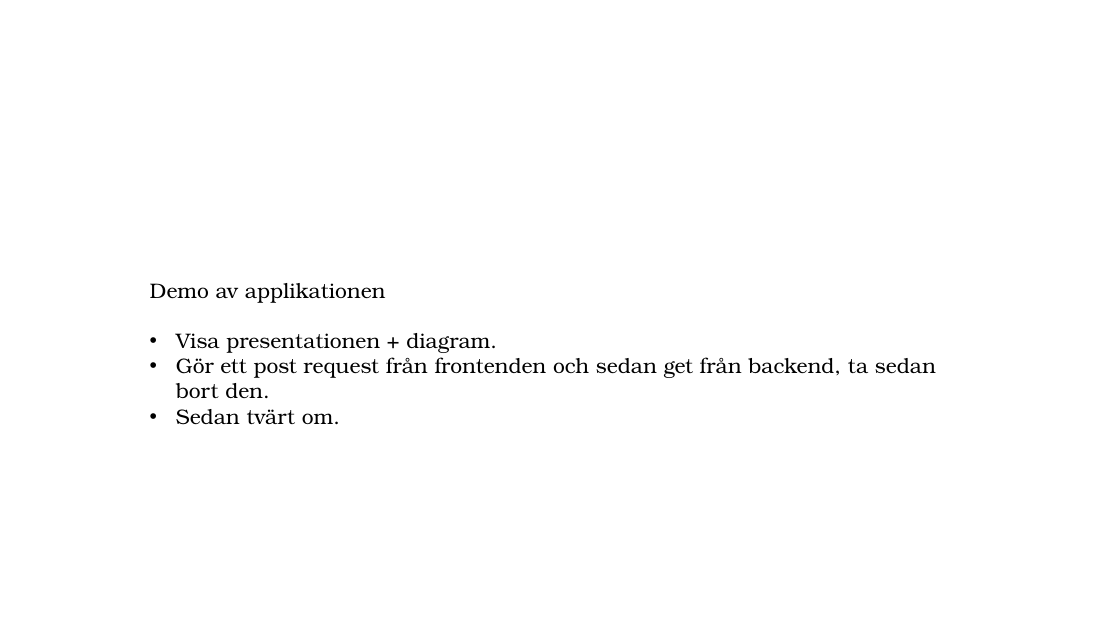
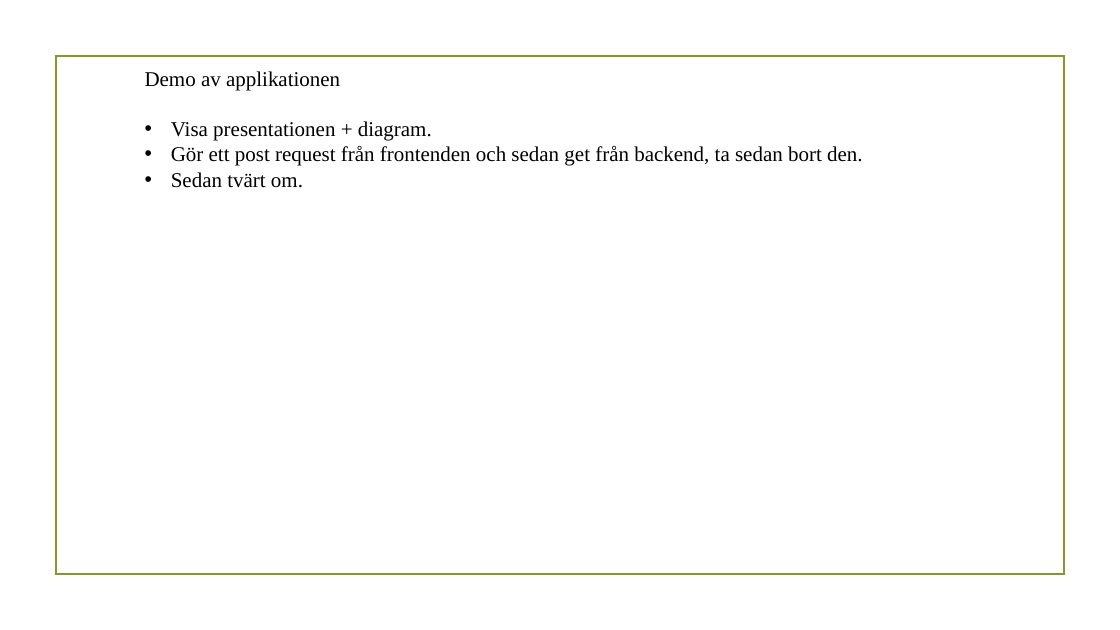
Before and after one commit to PGBSNH19/spacepark-grupp-2-b02-b04, a slide deck: slide 8 of Dokumentation/Geometric color block.pptx. Drawn at 1120x630 pixels with LibreOffice and Linux fonts; fonts in the diff are those of the drawing; background and template pictures are left out. Boxes give left, top, right and bottom in pixels: in the first picture for what was removed or moved away, otherwise in the second. Text is boxed around its words. In the diff, an @@ line names an element or a change of style, - is before the commit and + after.

```diff
--- a/Dokumentation/Geometric color block.pptx
+++ b/Dokumentation/Geometric color block.pptx
@@ rectangle added at (x1=55, y1=56, x2=1064, y2=575), outline #83992A 1.25 pt @@
@@ text "Demo av applikationen" moved from (x1=150, y1=283, x2=936, y2=425) to (x1=145, y1=71, x2=863, y2=188) @@
@@ text "Demo av applikationen" at (x1=145, y1=71, x2=863, y2=188): font TeX Gyre Bonum to Times New Roman @@
@@ ellipse removed at (x1=1050, y1=575, x2=1087, y2=612) @@
```
Also in this commit, not shown: 3 other slides changed, 11 slides added, 7 slides removed.
